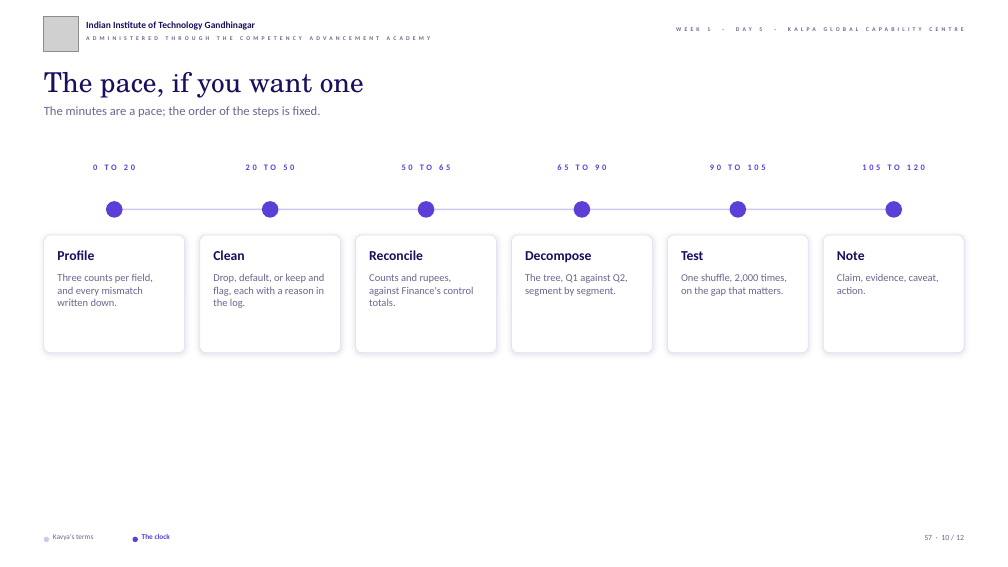
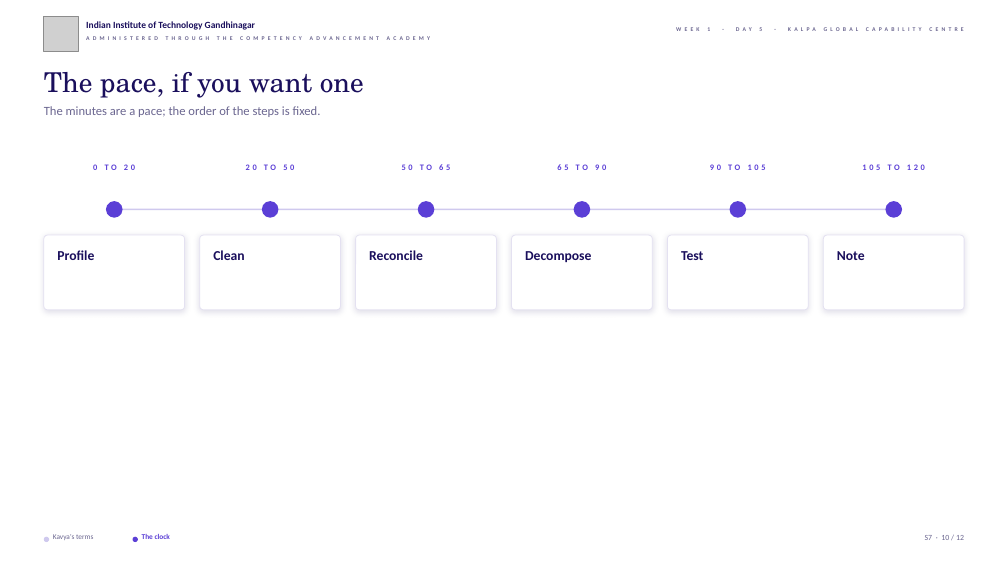
Before and after one commit to fde-academy-lab/c2-content-factory, a slide deck: slide 10 of content/W01/D5/slides/C2_W01_D05_lab_STUDENT.pptx. Drawn at 1008x567 pixels with LibreOffice and Linux fonts; fonts in the diff are those of the drawing; grey boxes stand for pictures; background and template pictures are left out. Boxes give left, top, right and bottom in pixels: in the first picture for what was removed or moved away, otherwise in the second. Text is boxed around its words. In the diff, an @@ line names an element or a change of style, - is before the commit and + after.

```diff
--- a/content/W01/D5/slides/C2_W01_D05_lab_STUDENT.pptx
+++ b/content/W01/D5/slides/C2_W01_D05_lab_STUDENT.pptx
@@ rounded rectangle: place and size @@
-rounded rectangle at (44,235,185,353)
+rounded rectangle at (44,235,185,310)
@@ rounded rectangle: place and size @@
-rounded rectangle at (200,235,340,353)
+rounded rectangle at (200,235,340,310)
@@ rounded rectangle: place and size @@
-rounded rectangle at (355,235,496,353)
+rounded rectangle at (355,235,496,310)
@@ rounded rectangle: place and size @@
-rounded rectangle at (512,235,653,353)
+rounded rectangle at (512,235,653,310)
@@ rounded rectangle: place and size @@
-rounded rectangle at (668,235,808,353)
+rounded rectangle at (668,235,808,310)
@@ rounded rectangle: place and size @@
-rounded rectangle at (823,235,964,353)
+rounded rectangle at (823,235,964,310)
@@ text removed at (57,273,153,306) @@
-Three counts per field, and every mismatch written down.
@@ text removed at (213,273,324,308) @@
-Drop, default, or keep and flag, each with a reason in the log.
@@ text removed at (369,274,473,306) @@
-Counts and rupees, against Finance's control totals.
@@ text removed at (525,274,628,296) @@
-The tree, Q1 against Q2, segment by segment.
@@ text removed at (681,274,787,296) @@
-One shuffle, 2,000 times, on the gap that matters.
@@ text removed at (837,274,939,294) @@
-Claim, evidence, caveat, action.
```
Also in this commit, not shown: 4 other slides changed, 2 other files.
